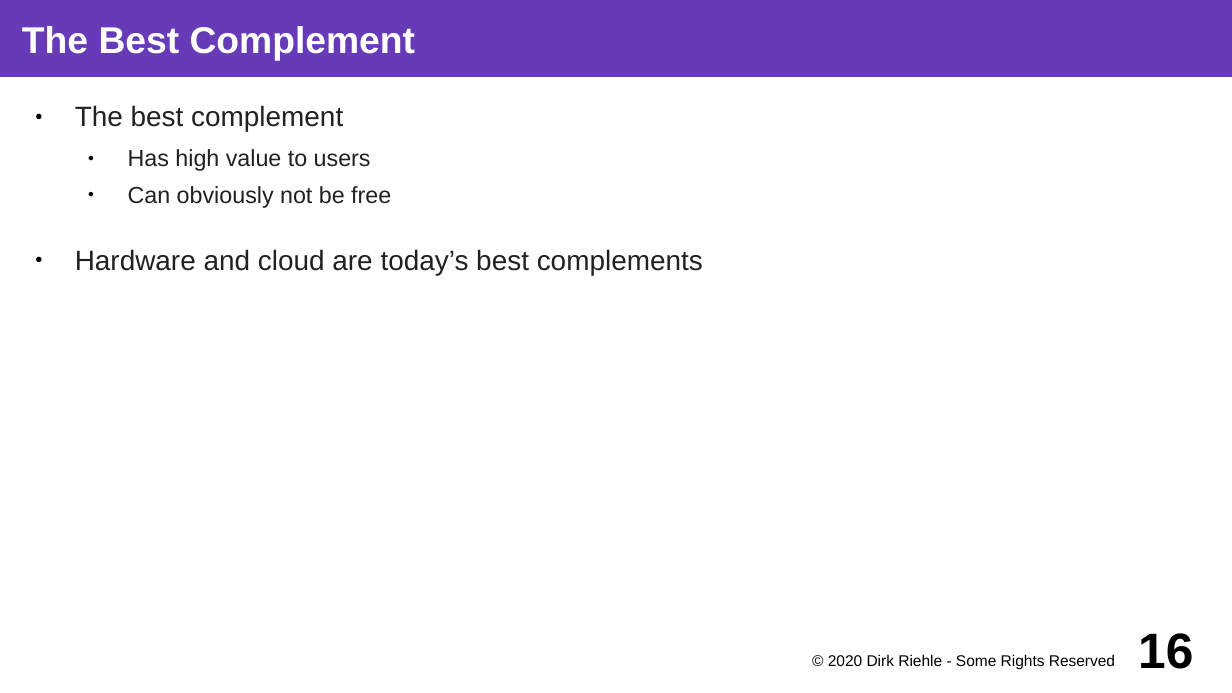
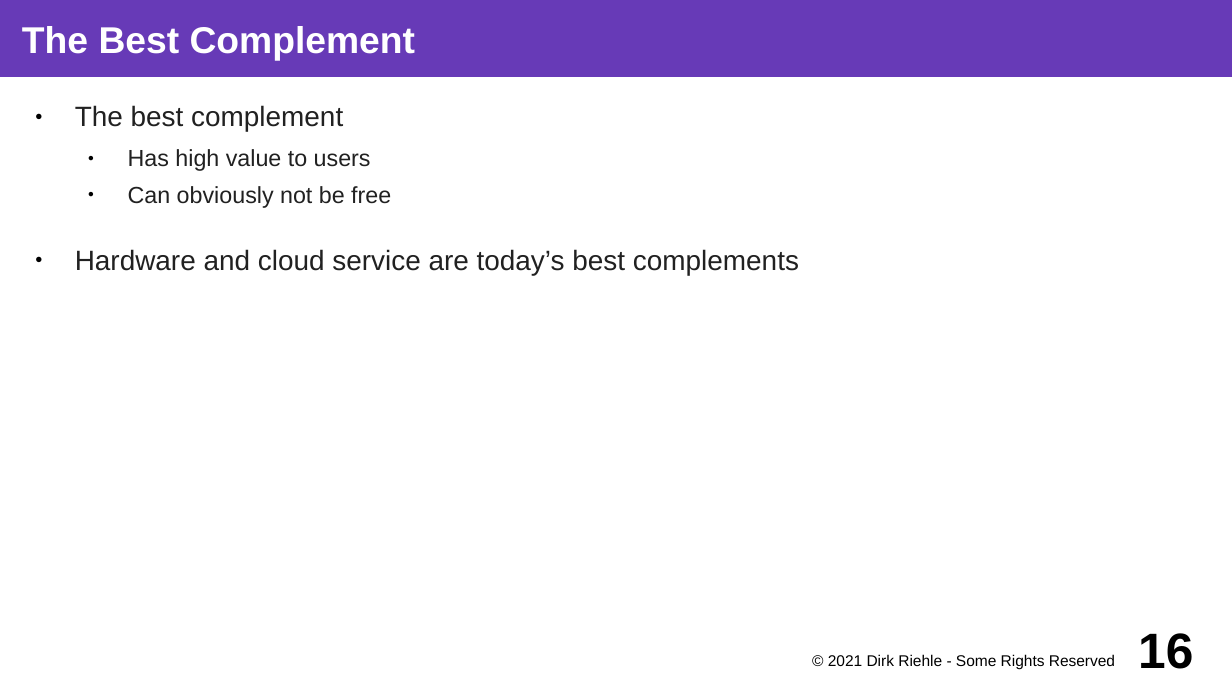
Before and after one commit to dirkriehle/coss-course, a slide deck: slide 16 of Lecture slides/COSS C04 - Cloud Service Strategies.odp. Drawn at 1232x693 pixels with LibreOffice and Linux fonts; fonts in the diff are those of the drawing. Boxes give left, top, right and bottom in pixels: in the first picture for what was removed or moved away, otherwise in the second. Text is boxed around its words. In the diff, an @@ line names an element or a change of style, - is before the commit and + after.

```diff
--- a/Lecture slides/COSS C04 - Cloud Service Strategies.odp
+++ b/Lecture slides/COSS C04 - Cloud Service Strategies.odp
@@ text at <box>75,249,799,275</box>: text changed @@
-● Hardware and cloud are today’s best complements
+● Hardware and cloud service are today’s best complements
@@ text at <box>828,654,1115,670</box>: text changed @@
-© 2020 Dirk Riehle - Some Rights Reserved
+© 2021 Dirk Riehle - Some Rights Reserved
```
Also in this commit, not shown: 34 other slides changed, 3 other files.
